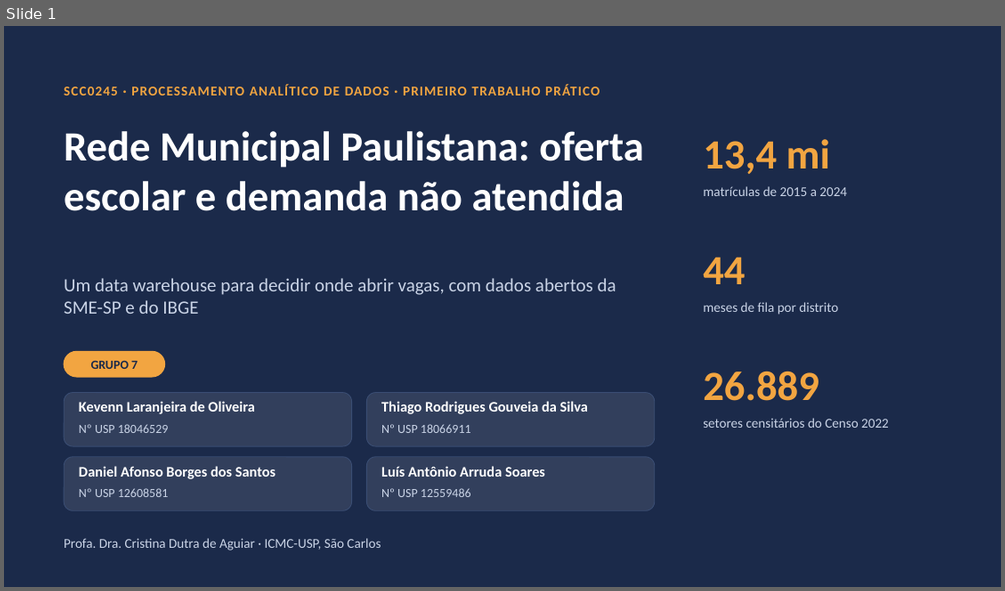
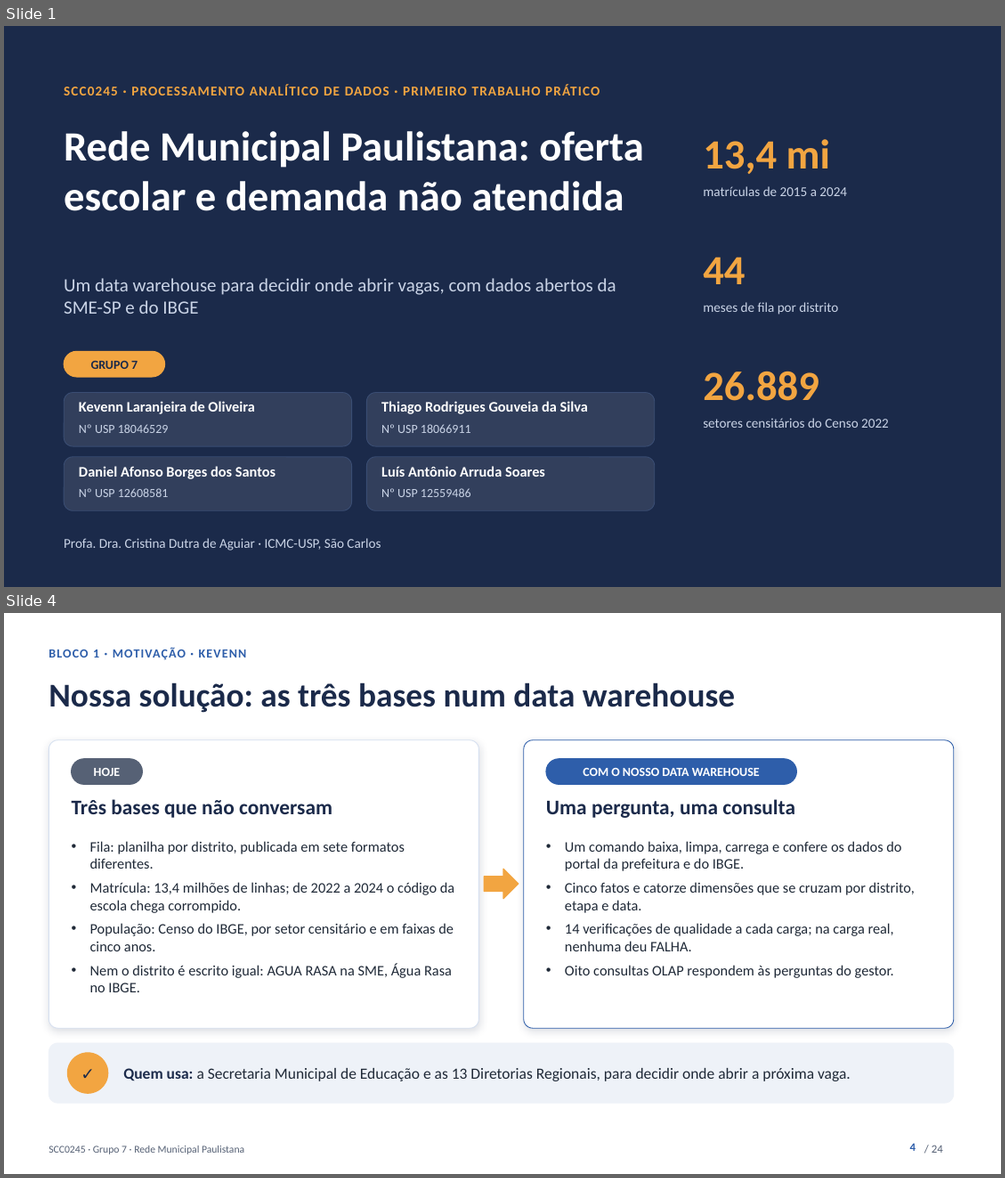
Before and after one commit to kevennlaranjeira/OLAP2026, a slide deck: docs/apresentacao/apresentacao-projeto1.pptx. Shown one above the other, each under a label of ours: slide 1 before the commit, slides 1 and 4 after it; the slides between them are not shown. The pictures are 1005x591 and 1005x1178 pixels, drawn with LibreOffice and Linux fonts; fonts in the diff are those of the drawing. Boxes give left, top, right and bottom in pixels: in the first picture for what was removed or moved away, otherwise in the second. Text is boxed around its words. In the diff, an @@ line names an element or a change of style, - is before the commit and + after.

Commit message:
docs(apresentacao): bloco 1 como proposta, com uma persona e 24 slides (#12)
O bloco 1 passa a vender a ideia: a Ana, persona hipotética no Grajaú; o problema na cidade (a fila caiu 97%, a pergunta agora é onde); a nossa solução, com as três bases num data warehouse; as perguntas do gestor; e a resposta para a Ana com números reais das consultas 5 e 7 (Grajaú contra Tremembé). O roteiro fecha o bloco e passa a palavra.

O bloco continua com 5 minutos, porque o enunciado pede tempo homogêneo; são 9 slides com menos tempo cada. pptx, HTML, testes e docs 08, 10, 11 e 12 vão para 24 slides.

```diff
--- a/docs/apresentacao/apresentacao-projeto1.pptx
+++ b/docs/apresentacao/apresentacao-projeto1.pptx
@@ slide 4 added at (x1=4, y1=613, x2=1001, y2=1174), background #FFFFFF @@
@@ text added at (x1=48, y1=647, x2=247, y2=660), 12 pt, text #2E5EAA, bold @@
+BLOCO 1 · MOTIVAÇÃO · KEVENN
@@ text added at (x1=48, y1=682, x2=735, y2=713), 32 pt, text #1B2A4A, bold @@
+Nossa solução: as três bases num data warehouse
@@ rounded rectangle added at (x1=48, y1=740, x2=479, y2=1028), fill #FFFFFF, outline #D6E0F0 0.75 pt @@
@@ rounded rectangle added at (x1=524, y1=740, x2=954, y2=1028), fill #FFFFFF, outline #2E5EAA 0.75 pt @@
@@ rounded rectangle added at (x1=72, y1=759, x2=142, y2=784), fill #566175, outline #566175 1 pt @@
@@ text added at (x1=94, y1=768, x2=121, y2=776), 12 pt, text #FFFFFF, bold @@
+HOJE
@@ rounded rectangle added at (x1=546, y1=759, x2=797, y2=784), fill #2E5EAA, outline #2E5EAA 1 pt @@
@@ text added at (x1=582, y1=768, x2=760, y2=776), 12 pt, text #FFFFFF, bold @@
+COM O NOSSO DATA WAREHOUSE
@@ text added at (x1=72, y1=799, x2=332, y2=818), 20 pt, text #1B2A4A, bold @@
+Três bases que não conversam
@@ text added at (x1=546, y1=799, x2=795, y2=818), 20 pt, text #1B2A4A, bold @@
+Uma pergunta, uma consulta
@@ text added at (x1=90, y1=841, x2=454, y2=992), 14 pt, text #1F2937 @@
+• Fila: planilha por distrito, publicada em sete formatos diferentes.
+• Matrícula: 13,4 milhões de linhas; de 2022 a 2024 o código da escola chega corrompido.
+• População: Censo do IBGE, por setor censitário e em faixas de cinco anos.
+• Nem o distrito é escrito igual: AGUA RASA na SME, Água Rasa no IBGE.
@@ text added at (x1=565, y1=841, x2=914, y2=978), 14 pt, text #1F2937 @@
+• Um comando baixa, limpa, carrega e confere os dados do portal da prefeitura e do IBGE.
+• Cinco fatos e catorze dimensões que se cruzam por distrito, etapa e data.
+• 14 verificações de qualidade a cada carga; na carga real, nenhuma deu FALHA.
+• Oito consultas OLAP respondem às perguntas do gestor.
@@ right arrow added at (x1=484, y1=868, x2=518, y2=899), fill #F2A541, outline #F2A541 1 pt @@
@@ rounded rectangle added at (x1=48, y1=1043, x2=954, y2=1103), fill #EEF2F8, outline #EEF2F8 0.75 pt @@
@@ ellipse added at (x1=67, y1=1053, x2=108, y2=1093), fill #F2A541, outline #F2A541 1 pt @@
@@ text added at (x1=67, y1=1053, x2=108, y2=1093), 16 pt, text #1B2A4A, bold @@
+✓
@@ text added at (x1=123, y1=1068, x2=850, y2=1081), 15 pt, text #1F2937 @@
+Quem usa: a Secretaria Municipal de Educação e as 13 Diretorias Regionais, para decidir onde abrir a próxima vaga.
@@ text added at (x1=48, y1=1145, x2=244, y2=1154), 10 pt, text #566175 @@
+SCC0245 · Grupo 7 · Rede Municipal Paulistana
@@ page number added at (x1=910, y1=1143, x2=915, y2=1151), 11 pt, text #2E5EAA, bold @@
+4
@@ text added at (x1=931, y1=1144, x2=943, y2=1152), 11 pt, text #566175 @@
+/ 24
```
Also in this commit, not shown: 20 slides changed, 2 other slides added, 7 other files.
